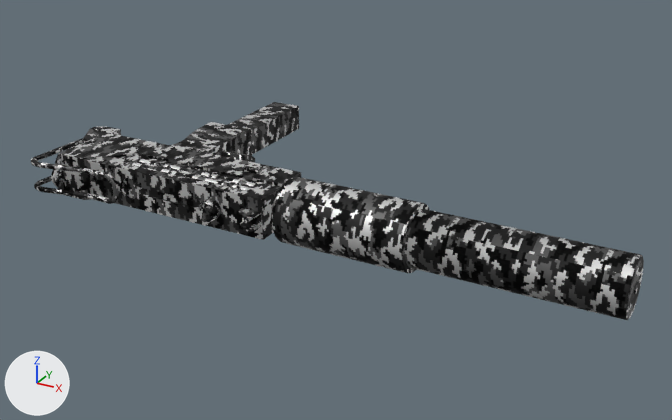
An edit to the Blender file Joshua-Boo-Boos Mac-10 Mod/Mac-10 World.blend, drawn before and after from the same camera.
Both versions are drawn from a camera (50 mm lens) standing at (0.489, -0.675, 0.335) and looking at (0.094, 0.042, -0.024). Every picture has the same lights, and +X, +Y and +Z are marked at lower left.

Objects in the first picture: 'Charging Handle', 'Mac-10', 'Magazine'.
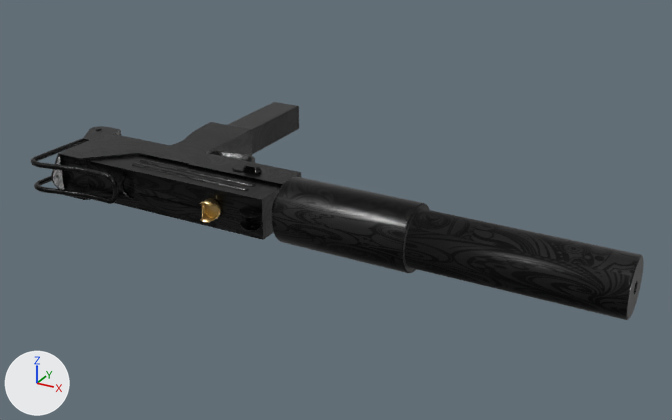
Edits to the bpy script that builds the scene:
```text
Add img_brass_jpg:
    img_brass_jpg = load_image('Brass.jpg', 'output/modelsrc/Brass.jpg', 1820, 1214, 'sRGB')
Add img_pattern_jpg:
    img_pattern_jpg = load_image('Pattern.jpg', 'source/modelsrc/Pattern.jpg', 1920, 1080, 'sRGB')
Add mat_brass:
    mat_brass = principled_material('Brass')
    mat_brass.texture = img_brass_jpg
    mat_brass.metallic = 1.0
    mat_brass.roughness = 0.3
Add mat_pattern:
    mat_pattern = principled_material('Pattern')
    mat_pattern.texture = img_pattern_jpg
    mat_pattern.metallic = 1.0
    mat_pattern.roughness = 0.3
Change me_cube_005:
    where me_cube_005.from_pydata(...)  # 294 vertices, 558 faces; spans x -0.24..0.24, y -0.27..0.27, z -1.82..1.82
    remove me_cube_005.materials.append(mat_gunmetal)  # picture img_gunmetal_jpg
    add me_cube_005.materials.append(mat_pattern)  # picture img_pattern_jpg
Change me_cube_002:
    where me_cube_002.from_pydata(...)  # 3879 vertices, 7329 faces; spans x -0.47..0.47, y -4.5..4.5, z -1.41..1.41
    used by ob_mac_10; location = (0.1018, 0.0082, 0.0025); rotation_euler = (1.571, 1.571, 0.0), in degrees (90, 90, 0); scale = (0.0638, 0.0638, 0.0638)
    remove me_cube_002.materials.append(mat_gunmetal)  # picture img_gunmetal_jpg
    me_cube_002 part 1: texture (UV) coordinates of 7329 of 7329 faces, centred in x -0.47..0.47, y -4.5..4.5, z -1.41..1.41, changed; they spanned u -3.63..4.63, v -3.63..4.63 and now span u -1.65..2.65, v -0.26..1.25
    add me_cube_002.materials.append(mat_pattern)  # picture img_pattern_jpg
Change me_circle:
    where me_circle.from_pydata(...)  # 644 vertices, 1252 faces; spans x -0.15..0.15, y -0.15..0.15, z -0.088..0.088
    remove me_circle.materials.append(mat_gunmetal)  # picture img_gunmetal_jpg
    add me_circle.materials.append(mat_brass)  # picture img_brass_jpg
```

Boxes (x1, y1, x2, y2) around the edits, measured in the pictures (672 x 420 px):
'Mac-10', recoloured, surface changed (grey to black): (31, 122, 644, 320) in both
'Magazine', recoloured: (228, 103, 299, 154) in both
'Charging Handle', recoloured (black to brown): (200, 198, 221, 223) in both
